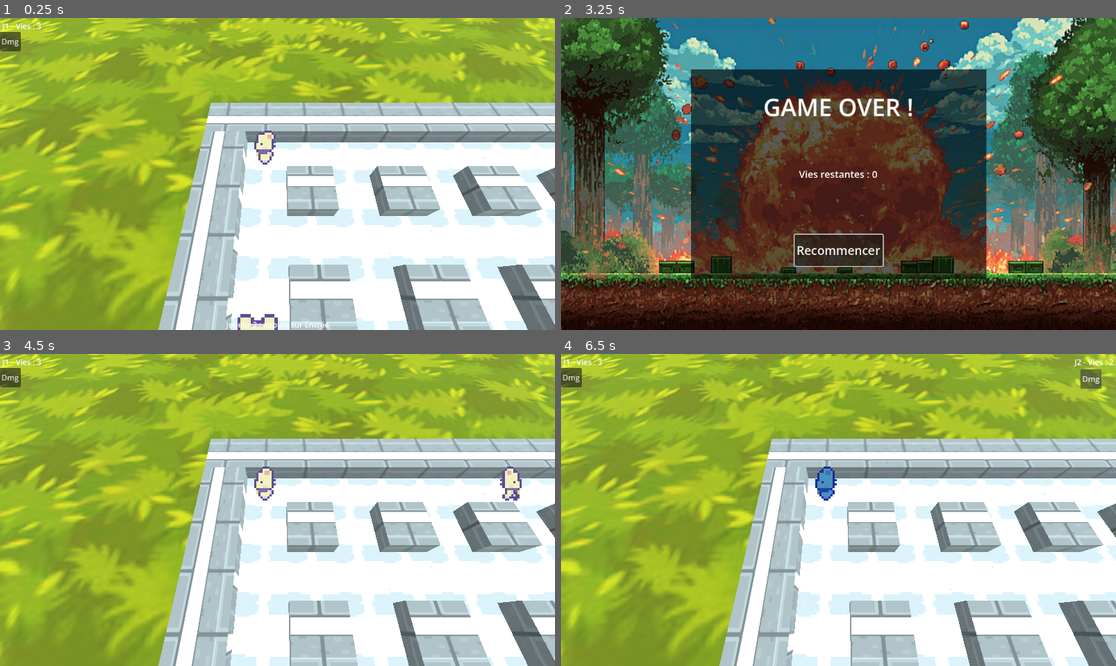
Above: before the commit, frames 1-4 (two rows, left to right).
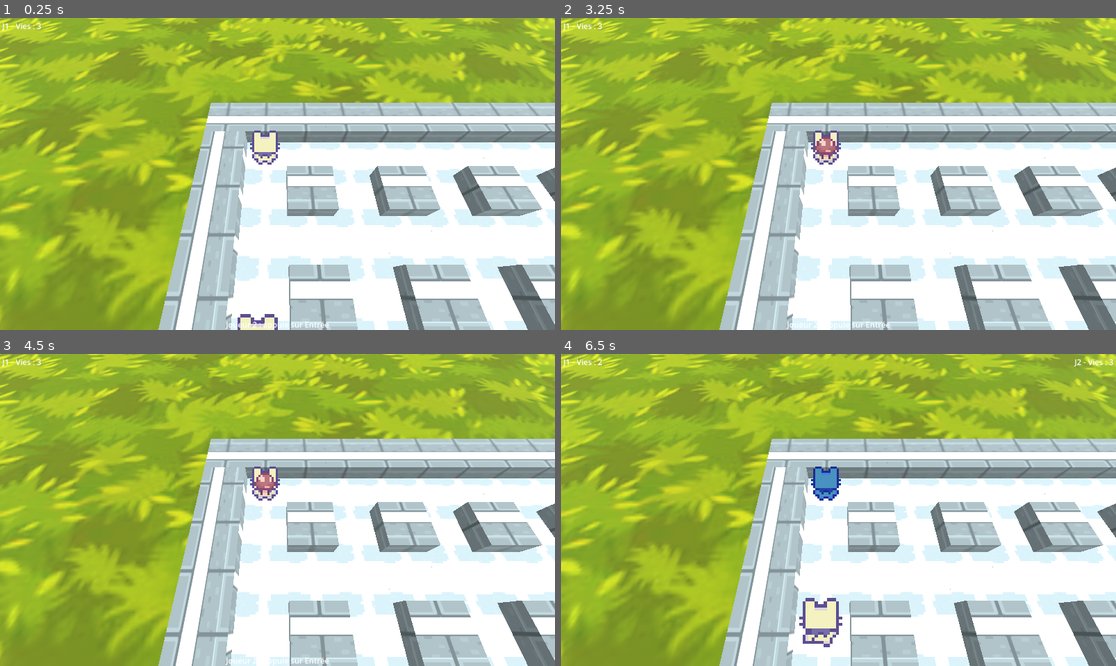
Above: after the commit, the same moments.

Repository: Tortue-afk/TD2_Multimedia
Game: Godot game, scene res://bomberman.tscn
Two runs of this game, one before a commit and one after it. Both use one fixed random seed, a clock stepped at 60 frames per second and the inputs below.
Inputs (mouse positions are in pixels of both pictures, inside the frame that each line leads up to):
- Up to frame 1 (0.25 s): no input
- Up to frame 2 (3.25 s): click (572, 42) at 0.5 s, where only the run before the commit has a clickable "Dmg"; click (572, 42) at 1.25 s, where only the run before the commit has a clickable "Dmg"; click (572, 42) at 2 s, where only the run before the commit has a clickable "Dmg"; tap Enter (p1_action) at 2.75, 2.85 s
- Up to frame 3 (4.5 s): click (277, 584) at 3.5 s, where only the run before the commit has a clickable "Recommencer"; tap E (p2_action) at 4.35 s
- Up to frame 4 (6.5 s): tap Space (p2_join) at 5.1 s; click (1088, 378) at 5.75 s, where only the run before the commit has a clickable "Dmg"

The runs differ from the first frame. In frame 1, 0.6% of the frame differs, in the area x 0-51%, y 4-47%; in frame 2, 100%, in the area x 0-100%, y 0-100%; in frame 3, 1.1%; in frame 4, 1.7%.

Commit message:
le joueur meurt de la bombe

Diff:
--- a/Bombe/bombe.gd
+++ b/Bombe/bombe.gd
@@ -16,6 +16,9 @@
 @onready var mesh: Sprite3D = $Sprite3D
 
 var joueurs_touches: Array[Node] = []
+
+const GROUPE_ENNEMI := "ennemi"
+var ennemis_touches: Array[Node] = []
 
 const GROUPE_MUR_INDESTRUCTIBLE := "mur_indestructible"
 const GROUPE_MUR_DESTRUCTIBLE := "mur_destructible"
@@ -105,7 +108,6 @@
 			var item := grille.get_cell_item(cellule)
 			if item == GridMap.INVALID_CELL_ITEM:
 				continue
-			print("GridMap : item ", item, " en ", cellule)   # temporaire
 			if item in items_indestructibles:
 				return "indestructible"
 			if item in items_destructibles:
--- a/Ennemi/ennemi.tscn
+++ b/Ennemi/ennemi.tscn
@@ -79,7 +79,7 @@
 "duration": 1.0,
 "texture": SubResource("AtlasTexture_1mpg8")
 }],
-"loop": true,
+"loop": 1,
 "name": &"idle_back",
 "speed": 5.0
 }, {
@@ -90,7 +90,7 @@
 "duration": 1.0,
 "texture": SubResource("AtlasTexture_4k3p5")
 }],
-"loop": true,
+"loop": 1,
 "name": &"idle_front",
 "speed": 5.0
 }, {
@@ -101,7 +101,7 @@
 "duration": 1.0,
 "texture": SubResource("AtlasTexture_iy7a6")
 }],
-"loop": true,
+"loop": 1,
 "name": &"idle_left",
 "speed": 5.0
 }, {
@@ -112,7 +112,7 @@
 "duration": 1.0,
 "texture": SubResource("AtlasTexture_6pdtf")
 }],
-"loop": true,
+"loop": 1,
 "name": &"idle_right",
 "speed": 5.0
 }, {
@@ -123,7 +123,7 @@
 "duration": 1.0,
 "texture": SubResource("AtlasTexture_x8a0q")
 }],
-"loop": true,
+"loop": 1,
 "name": &"run_bottom",
 "speed": 5.0
 }, {
@@ -134,7 +134,7 @@
 "duration": 1.0,
 "texture": SubResource("AtlasTexture_kywmy")
 }],
-"loop": true,
+"loop": 1,
 "name": &"run_left",
 "speed": 5.0
 }, {
@@ -145,7 +145,7 @@
 "duration": 1.0,
 "texture": SubResource("AtlasTexture_aoa1h")
 }],
-"loop": true,
+"loop": 1,
 "name": &"run_right",
 "speed": 5.0
 }, {
@@ -156,12 +156,12 @@
 "duration": 1.0,
 "texture": SubResource("AtlasTexture_x56n0")
 }],
-"loop": true,
+"loop": 1,
 "name": &"run_top",
 "speed": 5.0
 }]
 
-[node name="Ennemi" type="CharacterBody3D" unique_id=1020023865]
+[node name="Ennemi" type="CharacterBody3D" unique_id=1020023865 groups=["ennemi"]]
 collision_layer = 2
 collision_mask = 5
 script = ExtResource("1_su0b7")
--- a/Joueur/joueur.gd
+++ b/Joueur/joueur.gd
@@ -19,6 +19,7 @@
 var _mask_initial: int
 
 var action_bombe := "ui_accept"
+var bombe_posee: Bombe = null
 
 @onready var animated_sprite_3d = $AnimatedSprite3D
 
@@ -108,8 +109,8 @@
 		poser_bombe()
 
 func poser_bombe() -> void:
-	if vies <= 0:
-		return
+	if vies <= 0 or is_instance_valid(bombe_posee):
+		return   # mort, ou sa bombe précédente n'a pas encore explosé
 
 	var bombe: Bombe = BombeScene.instantiate()
 	var taille_case := bombe.taille_case
@@ -121,3 +122,4 @@
 
 	get_tree().current_scene.add_child(bombe)
 	bombe.global_position = pos_case
+	bombe_posee = bombe
--- a/Joueur/joueur.tscn
+++ b/Joueur/joueur.tscn
@@ -76,7 +76,7 @@
 "duration": 1.0,
 "texture": SubResource("AtlasTexture_1mpg8")
 }],
-"loop": true,
+"loop": 1,
 "name": &"idle_back",
 "speed": 5.0
 }, {
@@ -87,7 +87,7 @@
 "duration": 1.0,
 "texture": SubResource("AtlasTexture_4k3p5")
 }],
-"loop": true,
+"loop": 1,
 "name": &"idle_front",
 "speed": 5.0
 }, {
@@ -98,7 +98,7 @@
 "duration": 1.0,
 "texture": SubResource("AtlasTexture_iy7a6")
 }],
-"loop": true,
+"loop": 1,
 "name": &"idle_left",
 "speed": 5.0
 }, {
@@ -109,7 +109,7 @@
 "duration": 1.0,
 "texture": SubResource("AtlasTexture_6pdtf")
 }],
-"loop": true,
+"loop": 1,
 "name": &"idle_right",
 "speed": 5.0
 }, {
@@ -120,7 +120,7 @@
 "duration": 1.0,
 "texture": SubResource("AtlasTexture_x8a0q")
 }],
-"loop": true,
+"loop": 1,
 "name": &"run_bottom",
 "speed": 5.0
 }, {
@@ -131,7 +131,7 @@
 "duration": 1.0,
 "texture": SubResource("AtlasTexture_kywmy")
 }],
-"loop": true,
+"loop": 1,
 "name": &"run_left",
 "speed": 5.0
 }, {
@@ -142,7 +142,7 @@
 "duration": 1.0,
 "texture": SubResource("AtlasTexture_aoa1h")
 }],
-"loop": true,
+"loop": 1,
 "name": &"run_right",
 "speed": 5.0
 }, {
@@ -153,13 +153,13 @@
 "duration": 1.0,
 "texture": SubResource("AtlasTexture_x56n0")
 }],
-"loop": true,
+"loop": 1,
 "name": &"run_top",
 "speed": 5.0
 }]
 
 [sub_resource type="BoxShape3D" id="BoxShape3D_x8p52"]
-size = Vector3(0.5, 0.9, 0.9)
+size = Vector3(0.7246094, 0.9, 0.8303894)
 
 [node name="Joueur" type="CharacterBody3D" unique_id=2103547942]
 collision_layer = 4
@@ -174,8 +174,8 @@
 billboard = 1
 texture_filter = 0
 sprite_frames = SubResource("SpriteFrames_x8p52")
-animation = &"run_left"
-frame_progress = 0.8566561
+animation = &"idle_back"
 
 [node name="CollisionShape3D" type="CollisionShape3D" parent="." unique_id=1778704387]
+transform = Transform3D(1, 0, 0, 0, 1, 0, 0, 0, 1, 0.0029296875, 0, 0.0004669428)
 shape = SubResource("BoxShape3D_x8p52")
--- a/bomberman.gd
+++ b/bomberman.gd
@@ -5,8 +5,6 @@
 @onready var vie_label: Label = $VieLabel
 @onready var vie_label_j2: Label = $VieLabelJ2
 @onready var player2_label: Label = $Player2Label
-@onready var bouton_test: Button = $BoutonTest
-@onready var bouton_test_j2: Button = $BoutonTestJ2
 
 var temps_clignotement := 0.0
 var joueur2_actif := false
@@ -16,14 +14,11 @@
 	joueur2.desactiver()
 	player2_label.visible = true
 	vie_label_j2.visible = false
-	bouton_test_j2.visible = false
 
 	_maj_vies(joueur.vies)
 	joueur.vie_perdue.connect(_maj_vies)
 	joueur.mort.connect(_on_joueur_mort)
 	joueur2.mort.connect(_on_joueur_mort)
-	bouton_test.pressed.connect(joueur.perdre_vie)
-	bouton_test_j2.pressed.connect(joueur2.perdre_vie)
 
 func _process(delta: float) -> void:
 	if joueur2_actif:
@@ -41,7 +36,6 @@
 	joueur2_actif = true
 	joueur2.activer()
 	player2_label.visible = false
-	bouton_test_j2.visible = true
 
 	vie_label_j2.visible = true
 	_maj_vies_j2(joueur2.vies)
--- a/bomberman.tscn
+++ b/bomberman.tscn
@@ -65,20 +65,6 @@
 grow_horizontal = 0
 text = "Vie :"
 
-[node name="BoutonTest" type="Button" parent="." unique_id=1650127428]
-offset_left = -1.0
-offset_top = 29.0
-offset_right = 43.0
-offset_bottom = 69.0
-text = "Dmg"
-
-[node name="BoutonTestJ2" type="Button" parent="." unique_id=1380070040]
-offset_left = 1078.0
-offset_top = 32.0
-offset_right = 1122.0
-offset_bottom = 72.0
-text = "Dmg"
-
 [node name="MapGrid" type="GridMap" parent="." unique_id=740874890]
 transform = Transform3D(1, 0, 0, 0, 1, 0, 0, 0, 1, 0, -1.5, 0)
 mesh_library = ExtResource("3_ejw18")
